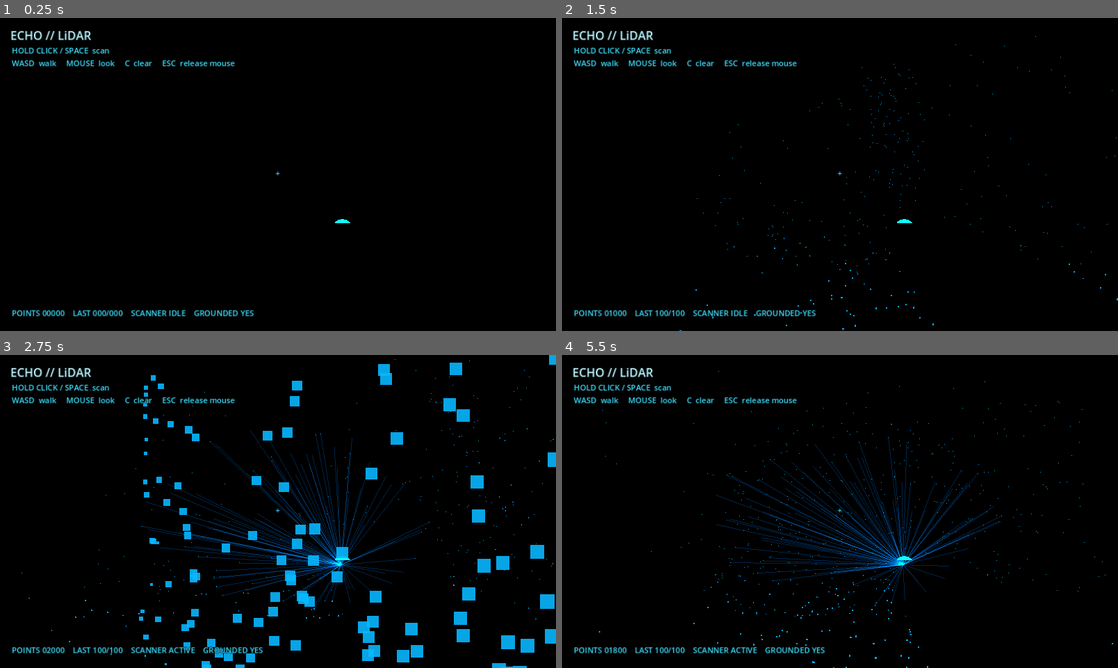
Above: before the commit, frames 1-4 (two rows, left to right).
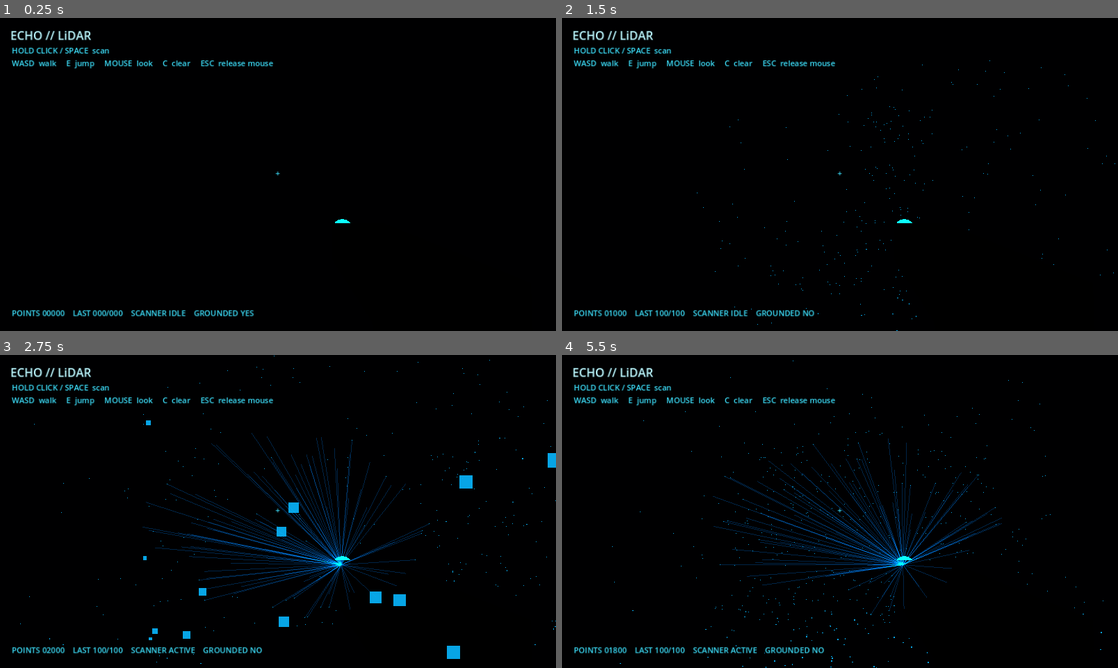
Above: after the commit, the same moments.

Repository: huynd2210/Godot-Components
Game: Godot game, scene res://examples/lidar_demo.tscn
The game is run twice, just before and just after one commit, with the same random seed, the same clock (stepped at 60 frames per second) and the same inputs.
Inputs (mouse positions are in pixels of both pictures, inside the frame that each line leads up to):
- Up to frame 1 (0.25 s): no input
- Up to frame 2 (1.5 s): tap Enter at 0.5 s; move the mouse to (867, 174) at 0.52 s; hold Space (scan) 0.53-1.28 s; hold W from 0.53 s (still down); tap E (jump, bound only after the commit) at 0.77, 0.8, 1.07, 1.35 s; move the mouse to (812, 174) at 1.27 s
- Up to frame 3 (2.75 s): keep holding W; tap E (jump, bound only after the commit) at 1.52, 1.82, 2.3 s; tap Space (scan) at 1.55 s; move the mouse to (289, 505) at 2.02 s; hold Space (scan) from 2.03 s (still down)
- Up to frame 4 (5.5 s): keep holding W; move the mouse to (834, 517) at 2.77 s; release Space (scan) at 2.78 s; tap C at 2.85 s; tap E (jump, bound only after the commit) at 3.02, 3.32, 3.77, 3.8, 4.07, 4.35, 4.52, 4.82, 5.3 s; tap Space (scan) at 3.05, 4.55 s; move the mouse to (878, 514) at 3.52 s; hold Space (scan) 3.53-4.28 s; move the mouse to (795, 508) at 4.27 s; move the mouse to (845, 511) at 5.02 s; hold Space (scan) from 5.03 s (still down)

The runs differ from the first frame. In frame 1, 0.5% of the frame differs, in the area x 12-50%, y 13-17%; in frame 2, 0.7%; in frame 3, 8.0%, in the area x 3-100%, y 0-100%; in frame 4, 4.7%.

Commit message:
Add grounded player jumping

Diff:
--- a/lidar_component/examples/lidar_demo.gd
+++ b/lidar_component/examples/lidar_demo.gd
@@ -10,10 +10,12 @@
 var look_sensitivity := 0.0022
 var move_speed := 5.0
 var ground_acceleration := 24.0
+var jump_velocity := 5.2
 var gravity := float(ProjectSettings.get_setting("physics/3d/default_gravity", 9.8))
 var pitch := 0.0
 var last_hits := 0
 var last_rays := 0
+var jump_requested := false
 
 
 func _ready() -> void:
@@ -31,10 +33,13 @@
 	var wish_direction := (player.global_basis * Vector3(input_2d.x, 0.0, input_2d.y)).normalized()
 	player.velocity.x = move_toward(player.velocity.x, wish_direction.x * move_speed, ground_acceleration * delta)
 	player.velocity.z = move_toward(player.velocity.z, wish_direction.z * move_speed, ground_acceleration * delta)
-	if not player.is_on_floor():
+	if player.is_on_floor() and jump_requested:
+		player.velocity.y = jump_velocity
+	elif not player.is_on_floor():
 		player.velocity.y -= gravity * delta
 	else:
 		player.velocity.y = -0.1
+	jump_requested = false
 	player.move_and_slide()
 	_update_status(last_hits, last_rays)
 
@@ -54,6 +59,8 @@
 	elif event.is_action_released("scan"):
 		scanner.auto_scan = false
 		_update_status(last_hits, last_rays)
+	elif event.is_action_pressed("jump"):
+		jump_requested = true
 	elif event is InputEventKey and event.pressed and not event.echo:
 		match event.keycode:
 			KEY_C:
--- a/lidar_component/examples/lidar_demo.tscn
+++ b/lidar_component/examples/lidar_demo.tscn
@@ -176,7 +176,7 @@
 offset_top = 62.0
 offset_right = 680.0
 offset_bottom = 122.0
-text = "HOLD CLICK / SPACE  scan\nWASD  walk     MOUSE  look     C  clear     ESC  release mouse"
+text = "HOLD CLICK / SPACE  scan\nWASD  walk     E  jump     MOUSE  look     C  clear     ESC  release mouse"
 label_settings = SubResource("LabelMain")
 
 [node name="Status" type="Label" parent="UI"]
--- a/lidar_component/project.godot
+++ b/lidar_component/project.godot
@@ -55,6 +55,10 @@
 "deadzone": 0.5,
 "events": [Object(InputEventKey,"physical_keycode":9)]
 }
+jump={
+"deadzone": 0.5,
+"events": [Object(InputEventKey,"physical_keycode":69)]
+}
 
 [rendering]
 
--- a/lidar_component/tests/lidar_component_smoke_test.gd
+++ b/lidar_component/tests/lidar_component_smoke_test.gd
@@ -74,6 +74,14 @@
 	if floor_collision == null:
 		_fail("The player capsule should collide with the room floor.")
 		return
+	var jump := InputEventAction.new()
+	jump.action = "jump"
+	jump.pressed = true
+	demo._input(jump)
+	await physics_frame
+	if demo_player.velocity.y <= 0.0:
+		_fail("The grounded player should receive upward velocity when jumping.")
+		return
 	var demo_scanner = demo.get_node("Player/Camera3D/LidarGun/LidarComponent3D")
 	var press := InputEventAction.new()
 	press.action = "scan"
Not shown, changed: lidar_component/README.md
